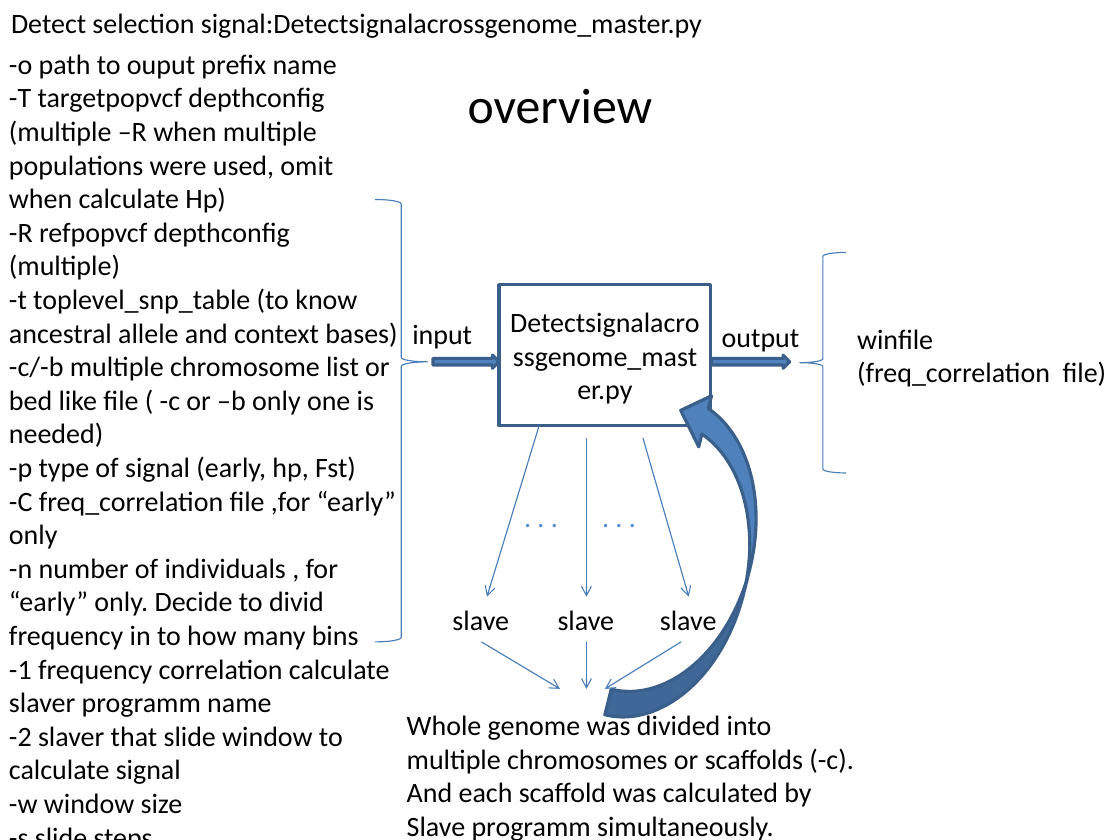
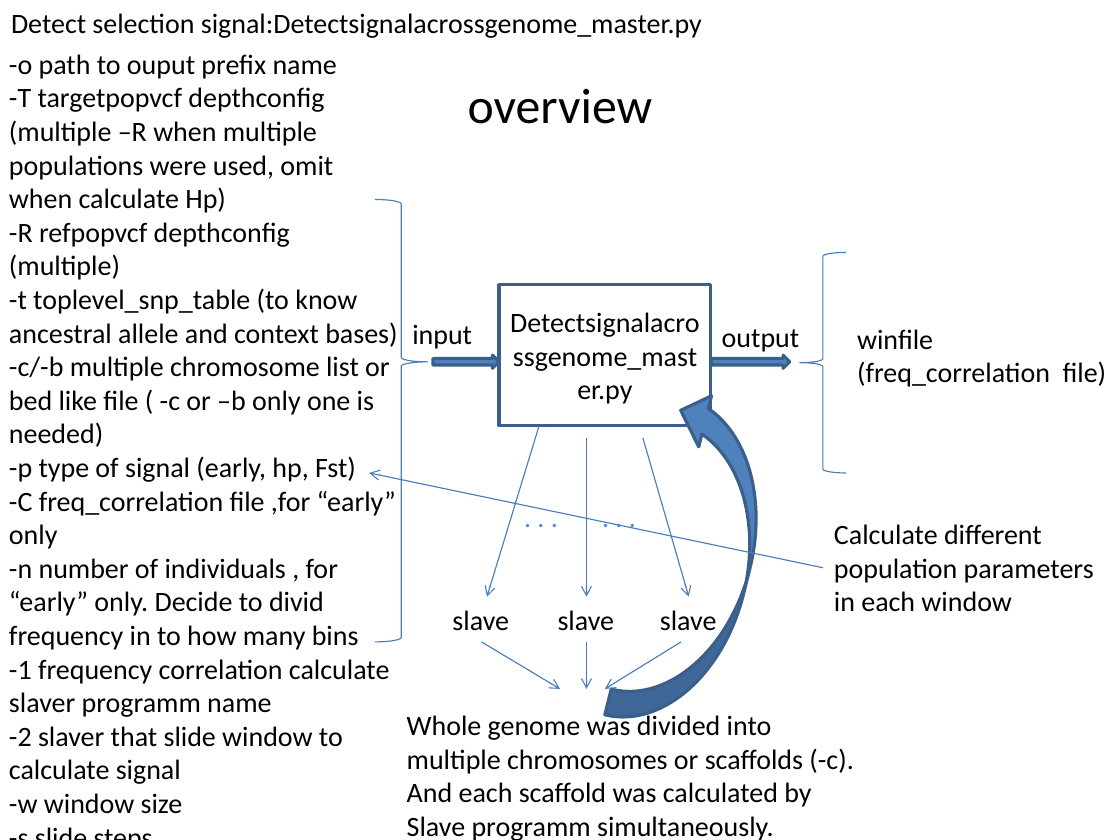
Before and after one commit to vitogump/lifelit, a slide deck: slide 14 of userGuide.pptx (slide 13 before the commit). Drawn at 1120x840 pixels with LibreOffice and Linux fonts; fonts in the diff are those of the drawing. Boxes give left, top, right and bottom in pixels: in the first picture for what was removed or moved away, otherwise in the second. Text is boxed around its words. In the diff, an @@ line names an element or a change of style, - is before the commit and + after.

```diff
--- a/userGuide.pptx
+++ b/userGuide.pptx
@@ arrow added from (823, 568) to (370, 473), #4B7EBC 0.75 pt @@
@@ text added at (x1=834, y1=524, x2=1094, y2=612), 18 pt, text #000000 @@
+Calculate different population parameters in each window
```
Also in this commit, not shown: 6 other slides changed, 1 slide added, 6 other files.
